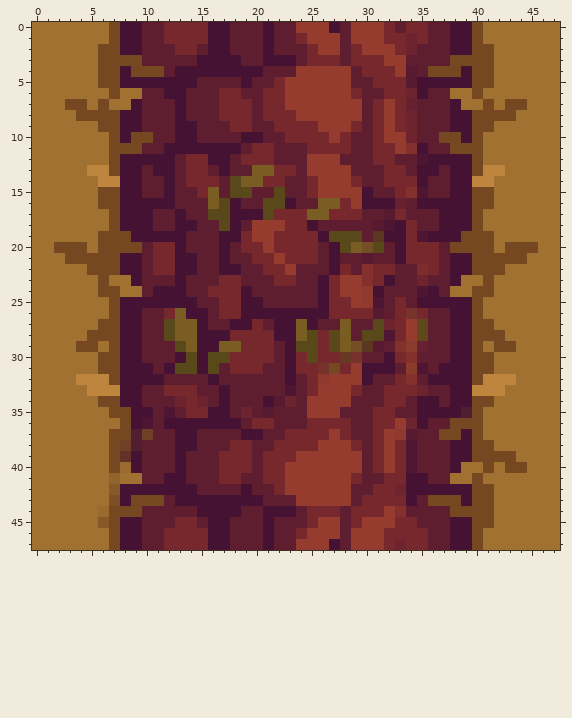
Edited in one commit: pixel-art sprite (src/public/assets/images/tiles/northsouth.png). Above: the version before the commit.
The file is 48x48 pixels. Colours within 5 levels of each other are drawn and written as one.
Once edited:
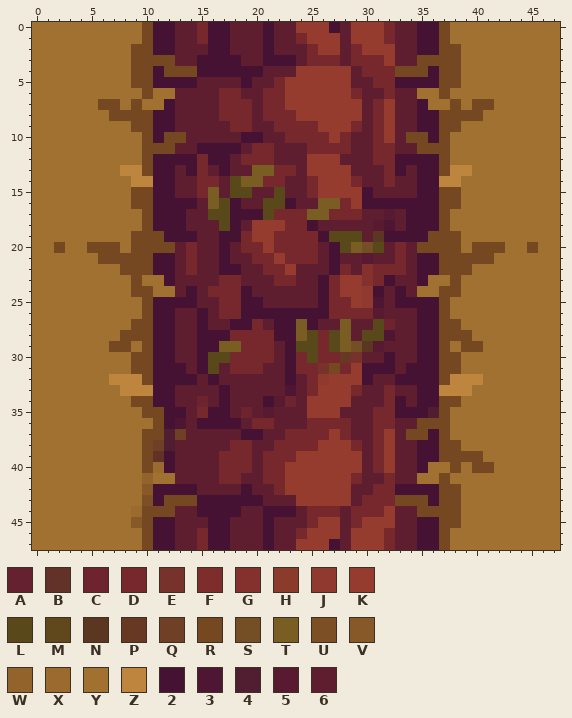
Palette (. is transparent): A #65212f  B #623229  C #6d242e  D #76282d  E #77322b  F #7e2d2d  G #84312d  H #8a3b2b  J #90392e  K #963c2e  L #594819  M #60471c  N #5b3722  P #673823  Q #6f4025  R #764822  S #744f25  T #7a5d22  U #7d4f25  V #875828  W #93632c  X #9a6a2e  Y #a17131  Z #bd853d  2 #451234  3 #4e1632  4 #501e30  5 #571a31  6 #5f1e2f
The exact change:
y 0: x 7..14 R2266DDD -> YYYR2266; x 34..40 DD6622R -> 622RYYY
y 1: x 7..14 R2266DDD -> YYYR2266; x 33..40 DCD6622R -> 6622RYYY
y 2: x 6..14 RR22666DD -> YYYRR2266; x 33..41 DC66622RR -> 6622RRYYY
y 3: x 6..8 RRR -> YYY; x 10..12 666 -> RRR; x 33 K -> 6; x 35..37 666 -> RRR; x 39..41 RRR -> YYY
y 4: x 6..8 RR2 -> YYY; x 11..14 R622 -> 2RRR; x 33..36 K56R -> RRR2; x 39..41 2RR -> YYY
y 5: x 6..10 RR222 -> YYYRR; x 33..34 D5 -> 22; x 37..41 222RR -> RRYYY
y 6: x 7 R -> Y; x 10..13 6622 -> RYY6; x 33..37 DC266 -> 66YYR; x 40 R -> Y
y 7: x 3..4 RR -> YY; x 7 Y -> R; x 9..13 26662 -> RYY26; x 33..38 DA6662 -> 662YYR; x 40 Y -> R; x 43..44 RR -> YY
y 8: x 4..6 RRR -> YYY; x 8..13 226662 -> RRR226; x 33..39 DC66622 -> 6622RRR; x 41..43 RRR -> YYY
y 9: x 6..14 RR2266622 -> YYYRR2266; x 33..41 DC66622RR -> 6622RRYYY
y 10: x 7..9 R2R -> YYY; x 11..14 6622 -> 2RR6; x 33..36 KC66 -> 6RR2; x 38..40 R2R -> YYY
y 11: x 7..14 RRR66222 -> YYYRRR66; x 33..40 KG266RRR -> 66RRRYYY
y 12: x 7..10 R222 -> YYYR; x 13..14 6D -> 22; x 33..35 663 -> 222; x 37..40 222R -> RYYY
y 13: x 5..10 ZZR226 -> YYYZZR; x 14 D -> 2; x 33 D -> 2; x 37..42 622RZZ -> RZZYYY
y 14: x 6..11 ZZ2266 -> YYYZZ2; x 14 D -> 6; x 33..34 DD -> 66; x 36..41 6622ZZ -> 2ZZYYY
y 15: x 6..11 RR2266 -> YYYRR2; x 33..41 DG36622RR -> 6622RRYYY
y 16: x 6..10 RR222 -> YYYRR; x 13..14 66 -> 22; x 33..34 A6 -> 22; x 37..41 222RR -> RRYYY
y 17: x 7..12 R22266 -> YYYR22; x 33..40 D666222R -> 6222RYYY
y 18: x 7..12 R22266 -> YYYR22; x 14 2 -> 6; x 33..40 2D66222R -> 6222RYYY
y 19: x 6..11 RRR222 -> YYYRRR; x 14 6 -> 2; x 34..41 D3222RRR -> 22RRRYYY
y 20: x 3..5 RRY -> YYR; x 8 R -> Y; x 10..14 6DD26 -> RRR6D; x 33..37 2DDD6 -> D6RRR; x 39 R -> Y; x 42..44 YRR -> RYY
y 21: x 3..5 RRR -> YYY; x 8..14 226DD22 -> RRR226D; x 33..39 2DDD622 -> D622RRR; x 42..44 RRR -> YYY
y 22: x 5..14 RRR226DD22 -> YYYRRR226D; x 33 6 -> D; x 35..42 FD622RRR -> 22RRRYYY
y 23: x 6 R -> Y; x 9..13 26662 -> RYY26; x 35..38 C662 -> 2YYR; x 41 R -> Y
y 24: x 6..7 RR -> YY; x 9..14 Y62226 -> RRYY62; x 33 6 -> 2; x 35..38 326Y -> YYRR; x 40..41 RR -> YY
y 25: x 7..10 R222 -> YYYR; x 33..34 D6 -> 22; x 37..40 222R -> RYYY
y 26: x 7..14 R2266DT2 -> YYYR2266; x 33..40 DED6622R -> 6622RYYY
y 27: x 6..14 RR2266LTT -> YYYRR2266; x 33..41 DKM6622RR -> 6622RRYYY
y 28: x 5..14 RRR2266LTT -> YYYRRR2266; x 33..42 DKM6622RRR -> 6622RRRYYY
y 29: x 4..5 RR -> YY; x 8..14 22666LT -> RYR2266; x 33..39 GHA6622 -> 6622RYR; x 42..43 RR -> YY
y 30: x 6..14 RR226662L -> YYYRR2266; x 33..41 DG66622RR -> 6622RRYYY
y 31: x 6..11 RR2226 -> YYYRR2; x 13..14 LL -> 26; x 34..41 H36222RR -> 222RRYYY
y 32: x 4..10 ZZZR222 -> YYYZZZR; x 12..14 666 -> 222; x 33..35 DG6 -> 222; x 37..43 222RZZZ -> RZZZYYY
y 33: x 5..14 ZZZ2266DDD -> YYYZZZ2266; x 33..42 DDC6622ZZZ -> 6622ZZZYYY
y 34: x 6..14 RR22666CD -> YYYRR2266; x 33 D -> 2; x 37..41 622RR -> RRYYY
y 35: x 7..14 RR22636D -> YYYRR226; x 33..34 66 -> 22; x 36..40 2224R -> 4RYYY
y 36: x 8..11 R236 -> YYYR; x 13..14 22 -> 36; x 33..40 KC266RRR -> 66RRRYYY
y 37: x 7..14 RR4Q6622 -> YYYRR4Q6; x 33..36 J566 -> 6RR2; x 38..40 R2R -> YYY
y 38: x 7..14 RQ466622 -> YYYRQ466; x 33..41 D366622RR -> 6622RRYYY
y 39: x 7..13 RB26662 -> YYYRB26; x 33..39 D366622 -> 6622RRR; x 41..43 RRR -> YYY
y 40: x 7..13 RX26662 -> YYYRX26; x 33..38 D36662 -> 662YYR; x 40 Y -> R; x 43..44 RR -> YY
y 41: x 7 W -> Y; x 10..13 6622 -> WYY6; x 33..37 D2266 -> 66YYR; x 40 R -> Y
y 42: x 7..10 V222 -> YYYV; x 33 C -> 2; x 37..41 222RR -> RRYYY
y 43: x 7..14 U2RRR622 -> YYYU2RRR; x 33..36 D26R -> RRR2; x 39..41 2RR -> YYY
y 44: x 6..12 XRRR666 -> YYYXRRR; x 33 G -> 6; x 35..37 666 -> RRR; x 39..41 RRR -> YYY
y 45: x 6..14 VR22666DD -> YYYVR2266; x 33..41 DD66622RR -> 6622RRYYY
y 46: x 7..14 R2266DDD -> YYYR2266; x 33..40 DDD6622R -> 6622RYYY
y 47: x 7..14 R2266DDD -> YYYR2266; x 33..40 CDD6622R -> 6622RYYY
Pixel boxes of the changes (left, top, right, bottom) in both pictures:
changed: (65, 22, 197, 550)
changed: (395, 22, 527, 550)
